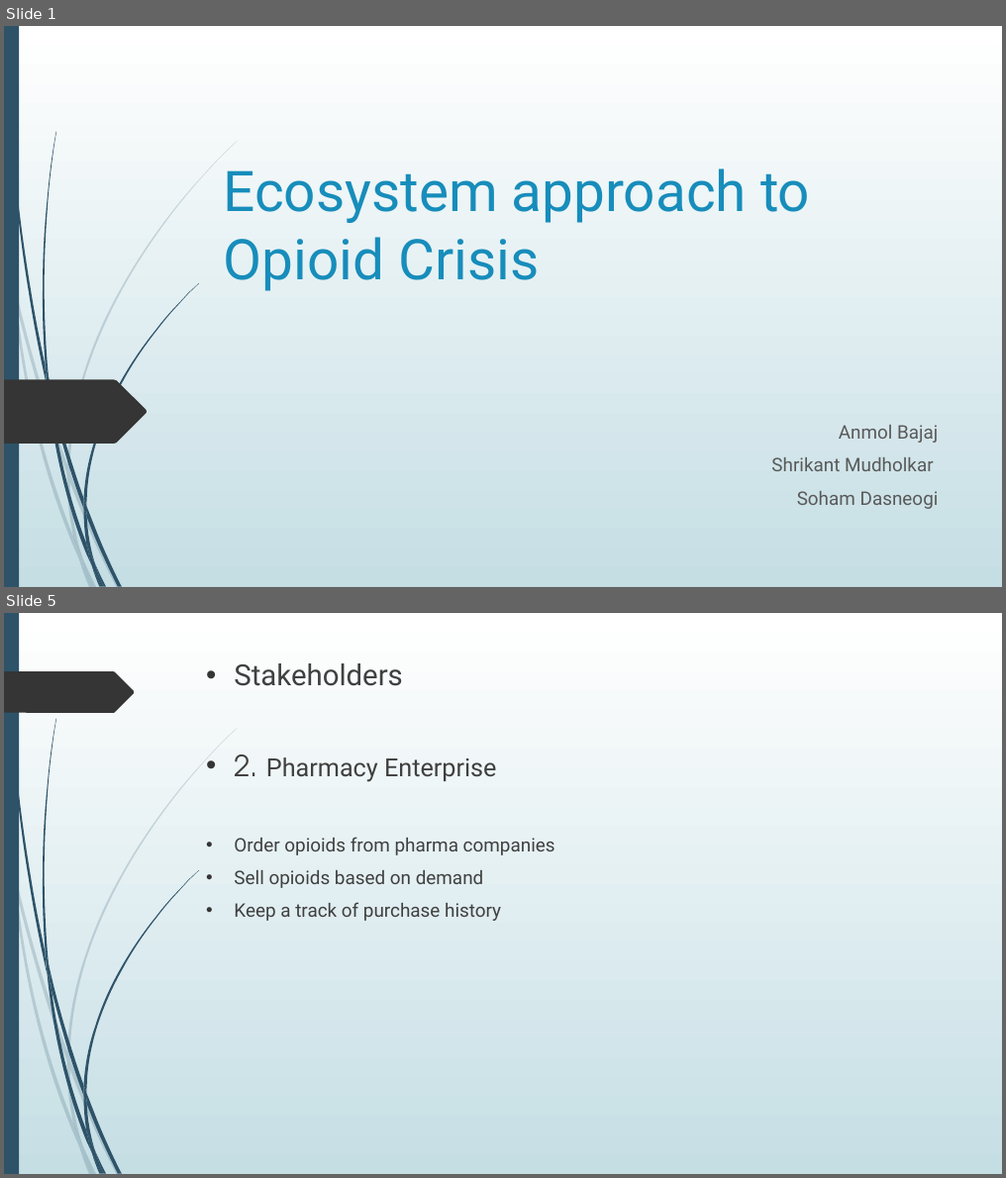
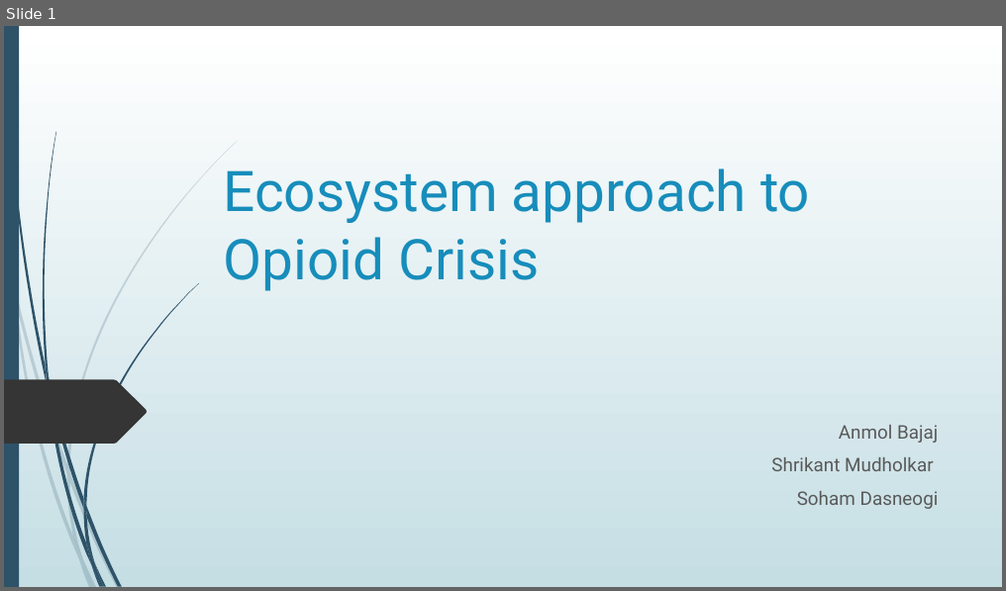
Before and after one commit to shrican/ecosystem-approach-to-opioid-crisis, a slide deck: Ecosystem approach to Opioid Crisis.pptx. Shown one above the other, each under a label of ours: slides 1 and 5 before the commit, slide 1 after it; the slides between them are not shown. The pictures are 1006x1178 and 1006x591 pixels, drawn with LibreOffice and Linux fonts; fonts in the diff are those of the drawing. Boxes give left, top, right and bottom in pixels: in the first picture for what was removed or moved away, otherwise in the second. Text is boxed around its words. In the diff, an @@ line names an element or a change of style, - is before the commit and + after.

```diff
--- a/Ecosystem approach to Opioid Crisis.pptx
+++ b/Ecosystem approach to Opioid Crisis.pptx
@@ slide 5 removed at [4,613,1002,1174], background gradient #FFFFFF to #C5DEE5; not listed: 23 template elements that a slide beside it also shows @@
@@ freeform shape removed at [4,671,135,713] @@
@@ text removed at [234,663,555,921] @@
-• Stakeholders
-• 2. Pharmacy Enterprise
-• Order opioids from pharma companies
-• Sell opioids based on demand
-• Keep a track of purchase history
```
Also in this commit, not shown: 4 slides changed, 11 slides added, 4 other slides removed, 4 other files.
